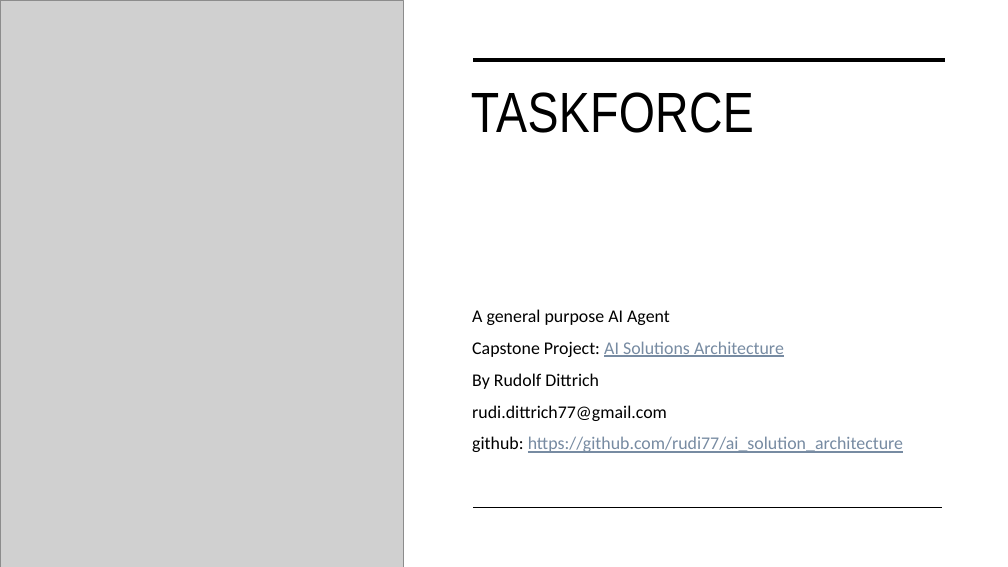
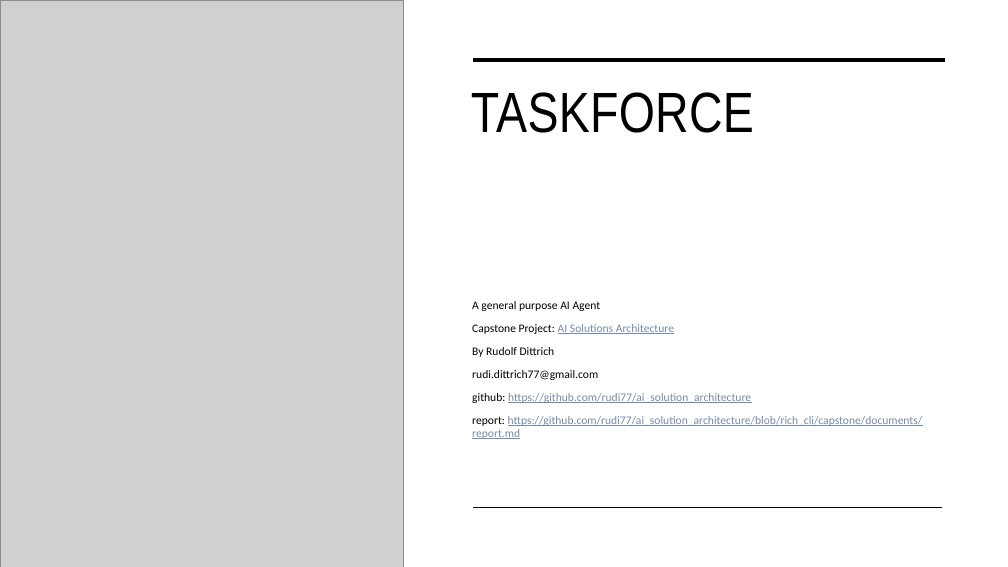
Before and after one commit to rudi77/ai_solution_architecture, a slide deck: slide 1 of capstone/documents/TaskForce.pptx. Drawn at 1008x567 pixels with LibreOffice and Linux fonts; fonts in the diff are those of the drawing; grey boxes stand for pictures. Boxes give left, top, right and bottom in pixels: in the first picture for what was removed or moved away, otherwise in the second. Text is boxed around its words. In the diff, an @@ line names an element or a change of style, - is before the commit and + after.

Commit message:
updated report

```diff
--- a/capstone/documents/TaskForce.pptx
+++ b/capstone/documents/TaskForce.pptx
@@ subtitle at bbox=[472, 301, 751, 403]: size 17 to 11 pt in "A general purpose AI Agent", "Capstone Project: AI Solutions Architecture", "By Rudolf Dittrich", "rudi.dittrich77@gmail.com" and 1 more places; line spacing 1 to 0.9 @@
@@ subtitle at bbox=[472, 416, 923, 439]: paragraph added @@
+report: https://github.com/rudi77/ai_solution_architecture/blob/rich_cli/capstone/documents/report.md
```
Also in this commit, not shown: 3 other files.
